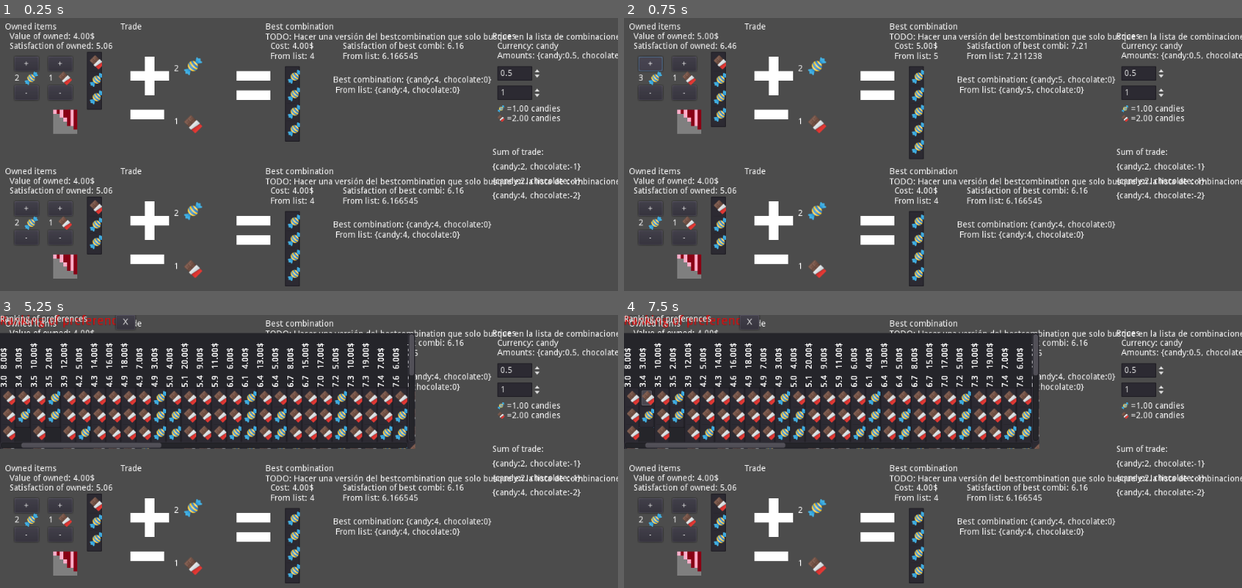
Above: before the commit, frames 1-4 (two rows, left to right).
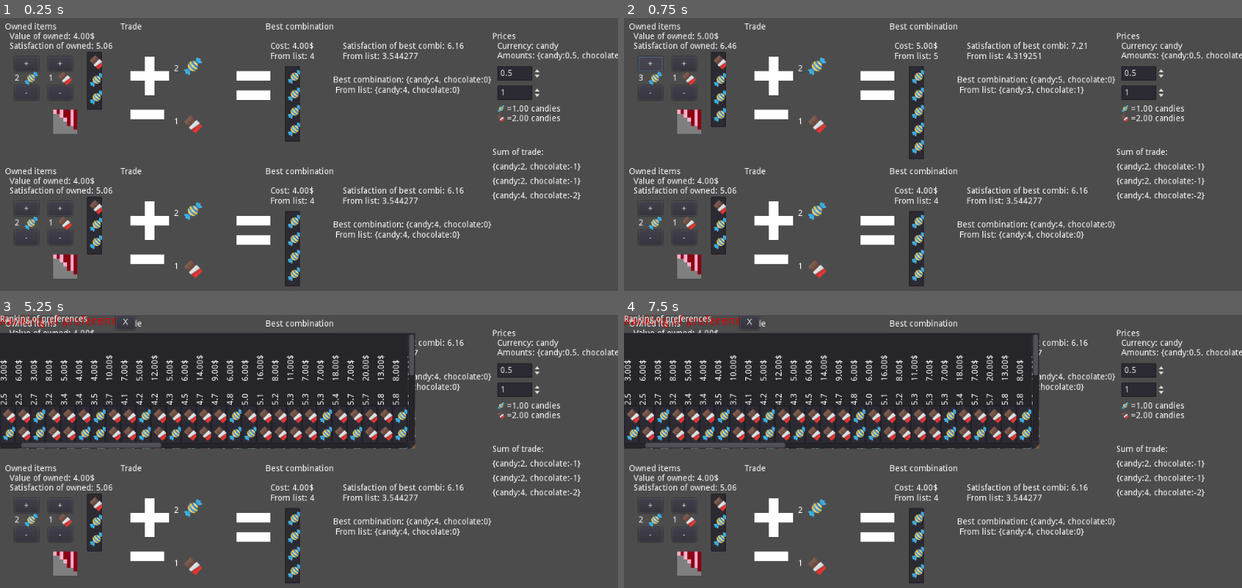
Above: after the commit, the same moments.

Repository: carlostgit/Prices
Game: Godot game, scene res://MainScene.tscn
The game is run twice, just before and just after one commit, with the same random seed, the same clock (stepped at 60 frames per second) and the same inputs. The engine's default icon, where the game draws it, is replaced by a stand-in: a white triangle on a blue panel in a dark square.
Inputs (mouse positions are in pixels of both pictures, inside the frame that each line leads up to):
- Up to frame 1 (0.25 s): no input
- Up to frame 2 (0.75 s): click "+" at 0.5 s
- Up to frame 3 (5.25 s): click "+" at 1.25 s; click "-" at 2 s; click "-" at 2.75 s; click (30, 375) at 3.52 s; click (67, 375) at 4.27 s; click (67, 418) at 5.02 s
- Up to frame 4 (7.5 s): click "+" at 5.75 s; click "+" at 6.5 s; click "-" at 7.25 s

The runs differ from the first frame. In frame 1, 1.3% of the frame differs, in the area x 42-100%, y 5-69%; in frame 2, 1.3%; in frame 3, 8.8%; in frame 4, 8.8%, in the area x 0-100%, y 5-69%.

Commit message:
Cambio de los labels del ranking of preferences, sin rehacer todas las combinaciones

Diff:
--- a/CombinationItem.gd
+++ b/CombinationItem.gd
@@ -28,8 +28,11 @@
 
 var _item_list:ItemList = null
 
-var _combination_name_label:String = ""
+var _combination_name_label:Label
 var _combination_extra_labels:Array = []
+
+const _param_space_for_name:float = 10.0
+const _param_space_for_extra_label:float = 40.0
 
 # Called when the node enters the scene tree for the first time.
 func _ready():
@@ -61,13 +64,13 @@
 
 	_item_list = null
 
-	_combination_name_label = name_arg
-	_combination_extra_labels = labels_arg
+#	_combination_name_label = name_arg
+#	_combination_extra_labels = labels_arg
 
 	#Dibujar una combinación, con la posibilidad de acompañarla de un valor
-	add_item_list(combidict_arg, labels_arg)
-
-	self.set_label(name_arg)
+	add_items_and_labels(combidict_arg, name_arg, labels_arg)
+
+
 
 func _init(combidict_arg:Dictionary = Dictionary(), name_arg:String = "", labels_arg:Array = Array()):
 ##	_canvas_item = canvas_item_arg
@@ -80,7 +83,7 @@
 #	self.set_label(name_arg)
 	pass
 
-func set_label(label_name_arg:String)->void:
+func add_name_label(label_name_arg:String)->void:
 #	print("label_name is")
 	var label_name:Label = Label.new()
 	label_name.set_scale(Vector2(1.0,1.0))
@@ -91,15 +94,15 @@
 	label_name.set_position(Vector2(0,0))
 
 	self.add_child(label_name)
-#
-func add_item_list(combidict_arg:Dictionary, labels_arg:Array):
+	_combination_name_label = label_name
+
+
+#
+func add_items_and_labels(combidict_arg:Dictionary, label_name_arg:String, labels_arg:Array):
 
 	for label in labels_arg:
 		assert(typeof(label)==TYPE_STRING)
 
-	var with_extra_labels:bool = false
-	if false==labels_arg.empty():
-		with_extra_labels = true
 
 	var item_list:ItemList = ItemList.new()
 	var num_item=0
@@ -156,12 +159,7 @@
 #	var current_position_x = self.get_position().x+item_list.get_size().x
 #	var current_position_x = 0
 
-	var space_for_labels:float = 50.0
-	if false==with_extra_labels:
-		if _combination_name_label == "":
-			space_for_labels = 0.0
-		else:
-			space_for_labels = 20.0
+	var space_for_labels = calculate_space_for_labels(label_name_arg,labels_arg)
 
 	var this_item_list_pos=Vector2(0, 0 + space_for_labels)
 	item_list.set_position(this_item_list_pos)
@@ -172,18 +170,57 @@
 
 	self.add_child(_item_list)
 
+	#TODO: Hacer método independiente para establecer los labels
+	#Pq quiero que se puedan cambiar los label, sin tener que rehacer el resto de items.
+#	add_labels(labels_arg,space_for_labels)
+
+	add_labels(label_name_arg,labels_arg,space_for_labels)
+
+
+	#self.draw_string(_font, this_item_list_pos,String(52),Color(1,1,1))
+
+	pass
+
+
+func calculate_space_for_labels(label_name_arg:String, extra_labels_arg:Array) ->float:
+
+
+	var space_for_labels:float = 0
+	if label_name_arg != "":
+		space_for_labels += _param_space_for_name
+
+	space_for_labels += extra_labels_arg.size()*_param_space_for_extra_label
+
+	return space_for_labels
+
+func add_labels(label_name_arg:String, extra_labels_arg:Array,space_for_labels_arg:float) -> void:
+
+	self.add_name_label(label_name_arg)
+
 	var label_count = 0
-	for label in labels_arg:
+	var this_item_list_pos=Vector2(0, 0 + space_for_labels_arg)
+	for label in extra_labels_arg:
 		var label_node:Label = Label.new()
 		label_node.set_text(label)
-		label_node.set_position(this_item_list_pos+Vector2(0,-label_count*30))
+
+		label_node.set_position(this_item_list_pos+Vector2(0,-label_count*self._param_space_for_extra_label))
 		label_node.set_rotation(-PI/2);
 		self.add_child(label_node)
 		label_count += 1
-	#self.draw_string(_font, this_item_list_pos,String(52),Color(1,1,1))
-
-	pass
-#
+		_combination_extra_labels.append(label_node)
+
+func update_labels(label_name_arg:String, extra_labels_arg:Array) -> void:
+
+	_combination_name_label.queue_free()
+	for extra_label in _combination_extra_labels:
+		extra_label.queue_free()
+	_combination_extra_labels.clear()
+
+	var space_for_labels:float = calculate_space_for_labels(label_name_arg, extra_labels_arg)
+	self.add_name_label(label_name_arg)
+	add_labels(label_name_arg, extra_labels_arg,space_for_labels)
+
+
 func get_width() -> float:
 	return _fixed_icon_size.x*_scale
 
--- a/CombinationItemList.gd
+++ b/CombinationItemList.gd
@@ -25,7 +25,11 @@
 var _combidict_satisfaction:Dictionary = Dictionary()
 var _combidict_price:Dictionary = Dictionary()
 
+#var _combidict_satisflabel:Dictionary = {}
+#var _combidict_pricelabel:Dictionary = {}
+
 var _combination_items:Array = Array()
+var _combidict_combinationitem:Dictionary = {}
 
 var _scale:float = 0.5
 var _fixed_icon_size:Vector2 = Vector2(50,50)
@@ -247,9 +251,17 @@
 	if(_combidict_price.size()>0):
 		price = _combidict_price[combidict_arg]
 
+	var satisf_label:String = String(satisf).pad_decimals(1)
+	var price_label:String = String(price).pad_decimals(2) + "$"
+#	_combidict_satisflabel[combidict_arg] = satisf_label
+#	_combidict_pricelabel[combidict_arg] = price_label
+#
 	var combination_labels:Array = []
-	combination_labels.append(String(satisf).pad_decimals(1))
-	combination_labels.append(String(price).pad_decimals(2) + "$")
+	combination_labels.append(satisf_label)
+	combination_labels.append(price_label)
+
+
+
 #	Método 1, mediante clases
 #	var combination_item:CombinationItem = CombinationItem.new(combidict_arg, "", combination_labels)
 #	Pruebo a hacer lo anterior con instancias de escenas, en vez de clases
@@ -262,13 +274,16 @@
 	var this_item_list_pos=Vector2(current_position_x,self.get_position().y+40)
 	combination_item.set_position(this_item_list_pos)
 	self._combination_items.append(combination_item)
+	_combidict_combinationitem[combidict_arg]=combination_item
 	combination_item.add_to_group("removable")
 	$ScrollContainer/Panel.call_deferred("add_child",combination_item)
 
 	pass
 
+
 func remove_combination_items()->void:
 	_combination_items.clear()
+	_combidict_combinationitem.clear()
 
 	for child in $ScrollContainer/Panel.get_children():
 		if child.is_in_group("removable"):
@@ -290,3 +305,18 @@
 
 func get_combidict_price()->Dictionary:
 	return _combidict_price
+
+func update_price(combidict_arg:Dictionary,price_arg:float):
+	if (_combidict_combinationitem.has(combidict_arg)):
+
+		self._combidict_price[combidict_arg] = price_arg
+		update_labels(combidict_arg)
+
+func update_labels(combidict_arg):
+	if (_combidict_combinationitem.has(combidict_arg)):
+		var combination_item:CombinationItem = _combidict_combinationitem[combidict_arg]
+		var satisf:float = self._combidict_satisfaction[combidict_arg]
+		var price:float = self._combidict_price[combidict_arg]
+		var satisf_label:String = String(satisf).pad_decimals(1)
+		var price_label:String = String(price).pad_decimals(2) + "$"
+		combination_item.update_labels("",[satisf_label,price_label])
--- a/PersonScene.gd
+++ b/PersonScene.gd
@@ -43,6 +43,8 @@
 	$OwnedItems.set_num_candy(candy_amount)
 	$OwnedItems.set_num_chocolate(chocolate_amount)
 
+	update_ranking_of_preferences()
+
 #	$OwnedItems/CandyAmount.set_value(candy_amount)
 #	$OwnedItems/ChocolateAmount.set_value(chocolate_amount)
 
@@ -55,7 +57,8 @@
 func update_after_prices_changed()->void:
 	$RankingOfPreferences/CombinationSatisfaction.reset_combinations_color()
 	var after_0 = OS.get_ticks_msec()
-	update_ranking_of_preferences()
+#	update_ranking_of_preferences()
+	self.update_prices_in_ranking_of_preferences()
 	var after_1 = OS.get_ticks_msec()
 	print ("Elapsed update_ranking_of_preferences: "+str( after_1 - after_0))
 
@@ -92,6 +95,16 @@
 func set_preference_for_candy()->void:
 	_satisfaction_calculator.set_preference_for_candy()
 
+func update_prices_in_ranking_of_preferences()->void:
+
+	#TOO: Cambiar los CombinationItem y los CombinationItemList, para poder cambiar
+#	los labels, sin tener que rehacer las combinaciones
+	var combidicts:Array = $RankingOfPreferences/CombinationSatisfaction.get_combidicts()
+
+#	$RankingOfPreferences/CombinationSatisfaction.update_prices(combidict_prices)
+	for combidict in combidicts:
+		var price = Prices.calculate_combidict_price(combidict)
+		$RankingOfPreferences/CombinationSatisfaction.update_price(combidict,price)
 
 func update_ranking_of_preferences()->void:
 	var combination_creator = CombinationCreator.new() #Pasar mejor esto a auto load, o como estático
@@ -190,8 +203,12 @@
 	var combidict_satisfaction:Dictionary = $RankingOfPreferences/CombinationSatisfaction.get_combidict_satisfaction()
 	var combidict_price:Dictionary = $RankingOfPreferences/CombinationSatisfaction.get_combidict_price()
 	var best_combidict_from_list:Dictionary = _trade_calculator.calculate_best_combidict_from_list(get_value_of_owned_combination(), combidicts, combidict_satisfaction, combidict_price)
-	var price_of_combidict_from_list = combidict_price[best_combidict_from_list]
-	var satisfaction_of_combidict_from_list = combidict_satisfaction[best_combidict_from_list]
+
+	var price_of_combidict_from_list:float = 0.0
+	var satisfaction_of_combidict_from_list:float = 0.0
+	if (best_combidict_from_list.empty()==false):
+		price_of_combidict_from_list = combidict_price[best_combidict_from_list]
+		satisfaction_of_combidict_from_list = combidict_satisfaction[best_combidict_from_list]
 	#
 
 	var best_combination:Combination = Combination.new(best_combidict)
--- a/PersonScene.tscn
+++ b/PersonScene.tscn
@@ -68,7 +68,7 @@
 margin_right = 168.0
 margin_bottom = 16.0
 text = "Best combination
-TODO: Hacer una versión del bestcombination que solo busque en la lista de combinaciones del RankingOfPreferences"
+"
 __meta__ = {
 "_edit_use_anchors_": false
 }
Not shown: 1 places in MainScene.tscn that only renumber resources
